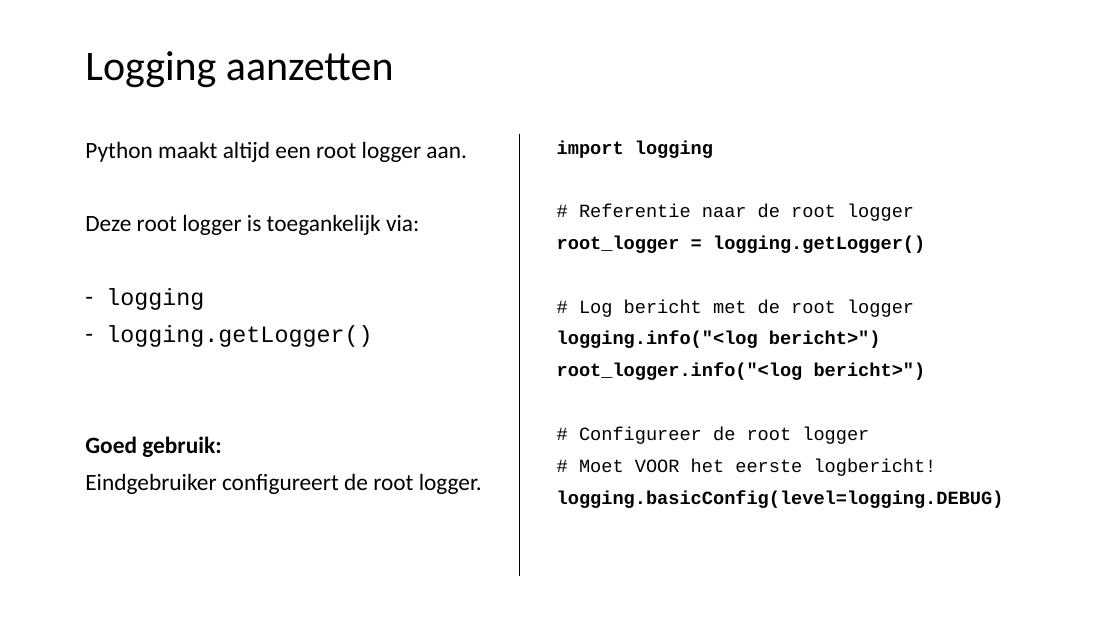
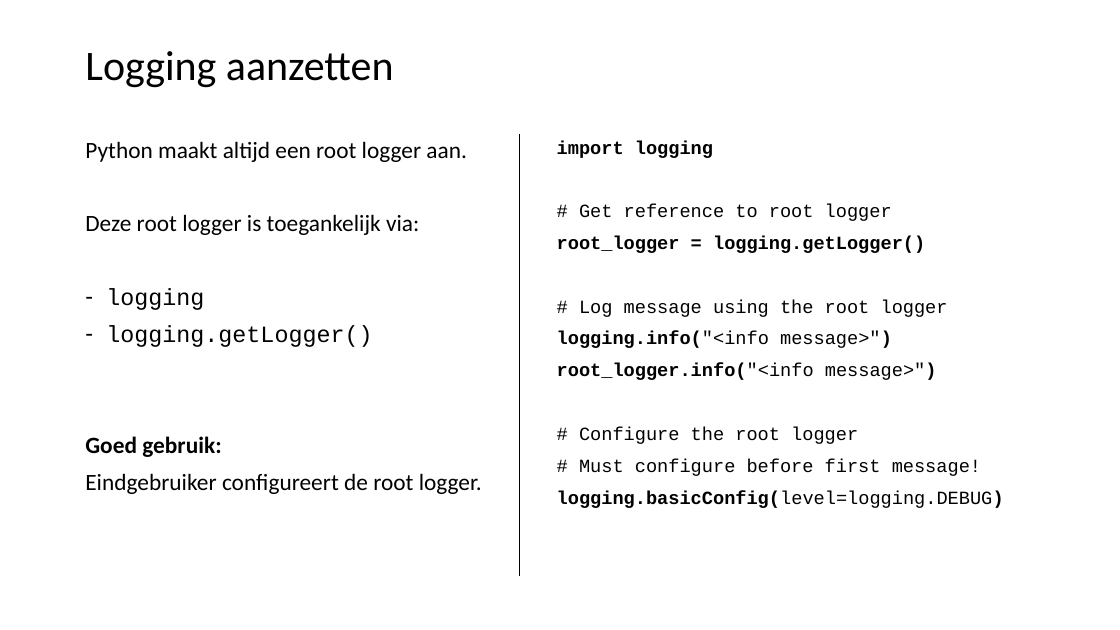
Before and after one commit to LFKoning/knowledge-sharing, a slide deck: slide 24 of python_trainees/2_production_code/python_traineeship_2.pptx (slide 22 before the commit). Drawn at 1120x630 pixels with LibreOffice and Linux fonts; fonts in the diff are those of the drawing. Boxes give left, top, right and bottom in pixels: in the first picture for what was removed or moved away, otherwise in the second. Text is boxed around its words. In the diff, an @@ line names an element or a change of style, - is before the commit and + after.

```diff
--- a/python_trainees/2_production_code/python_traineeship_2.pptx
+++ b/python_trainees/2_production_code/python_traineeship_2.pptx
@@ text at bbox=[579, 204, 892, 221]: text changed @@
-# Referentie naar de root logger
+# Get reference to root logger
@@ text at bbox=[557, 300, 981, 476]: text changed @@
-# Log bericht met de root logger
-logging.info("<log bericht>")
-root_logger.info("<log bericht>")
-# Configureer de root logger
-# Moet VOOR het eerste logbericht!
+# Log message using the root logger
+logging.info("<info message>")
+root_logger.info("<info message>")
+# Configure the root logger
+# Must configure before first message!
@@ text at bbox=[557, 491, 1004, 508]: bold off in "logging.basicConfig(level=logging.DEBUG)" @@
```
Also in this commit, not shown: 30 other slides changed, 8 slides added, 1 slide removed, 30 other files.
